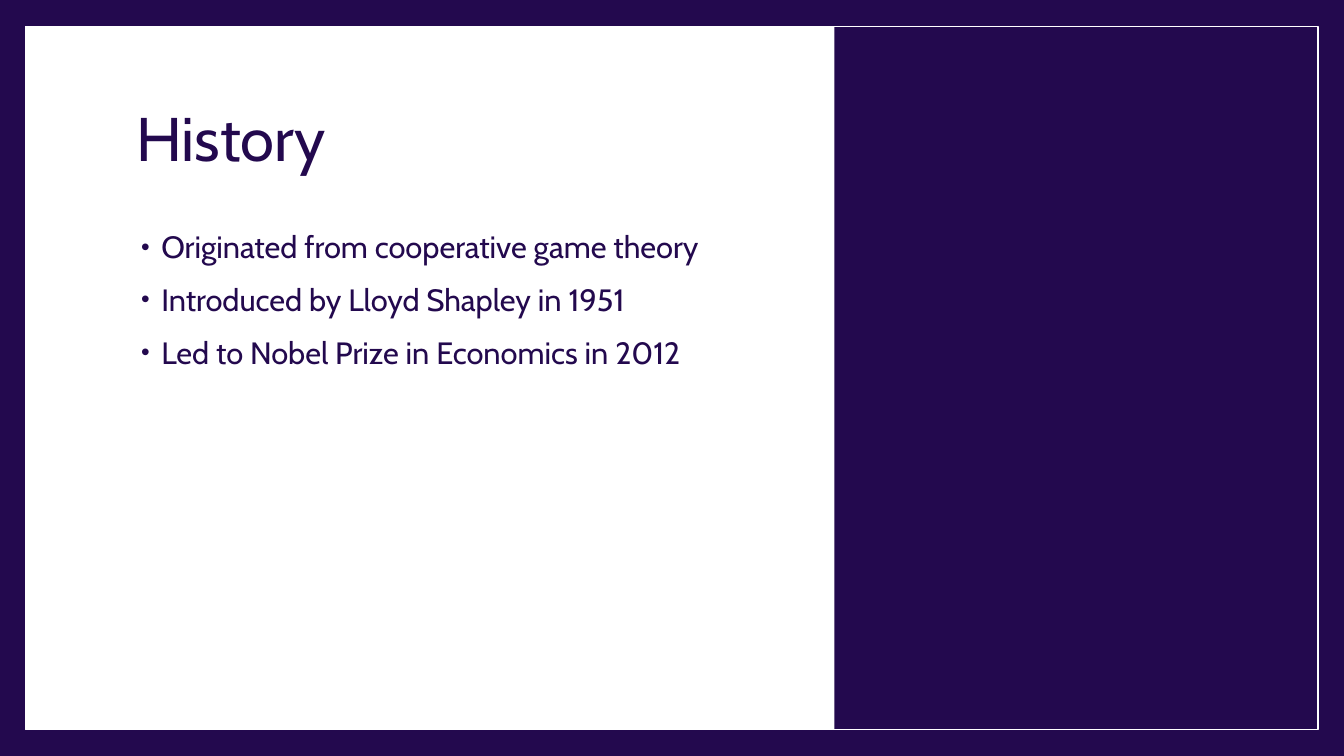
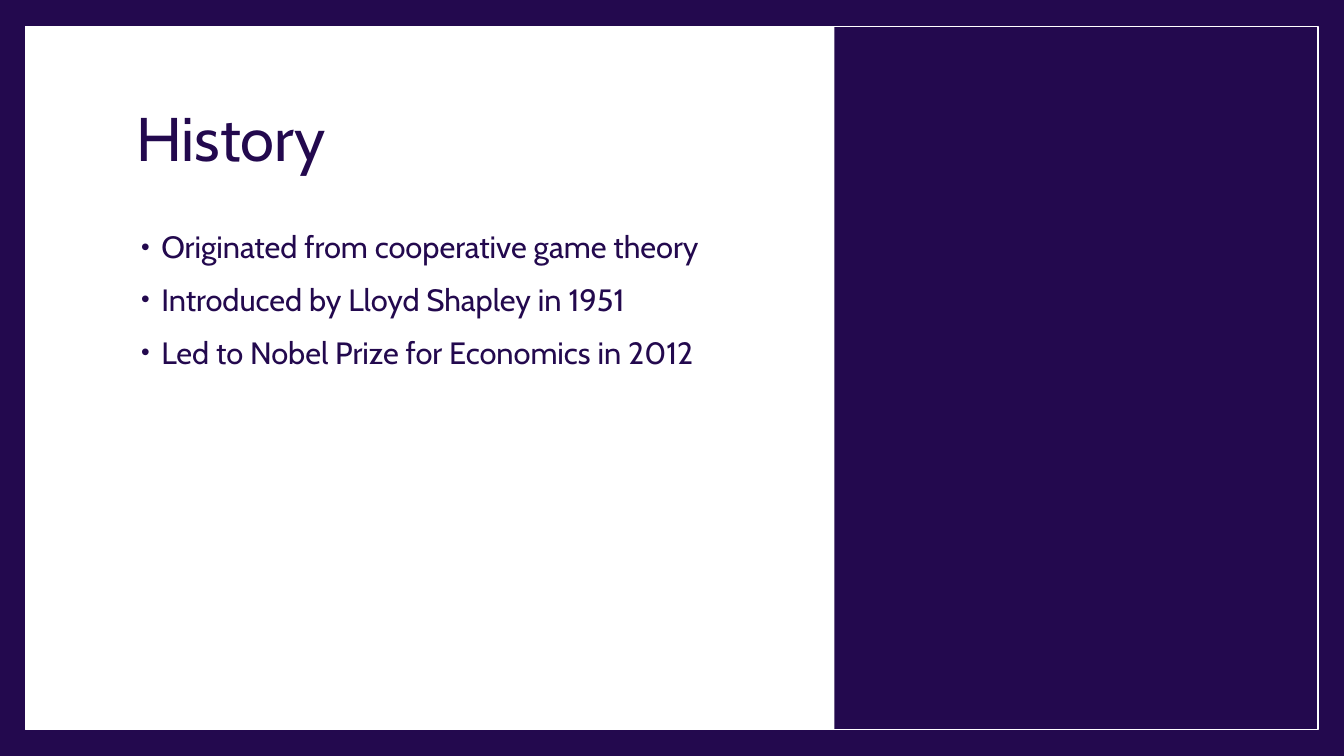
Before and after one commit to warwickdatascience/opening-the-black-box, a slide deck: slide 3 of shapley_values/presentation.pptx. Drawn at 1344x756 pixels with LibreOffice and Linux fonts; fonts in the diff are those of the drawing. Boxes give left, top, right and bottom in pixels: in the first picture for what was removed or moved away, otherwise in the second. Text is boxed around its words. In the diff, an @@ line names an element or a change of style, - is before the commit and + after.

```diff
--- a/shapley_values/presentation.pptx
+++ b/shapley_values/presentation.pptx
@@ text at (x1=161, y1=341, x2=693, y2=365): text changed @@
-• Led to Nobel Prize in Economics in 2012
+• Led to Nobel Prize for Economics in 2012
```
Also in this commit, not shown: 2 other slides changed, 1 other file.
